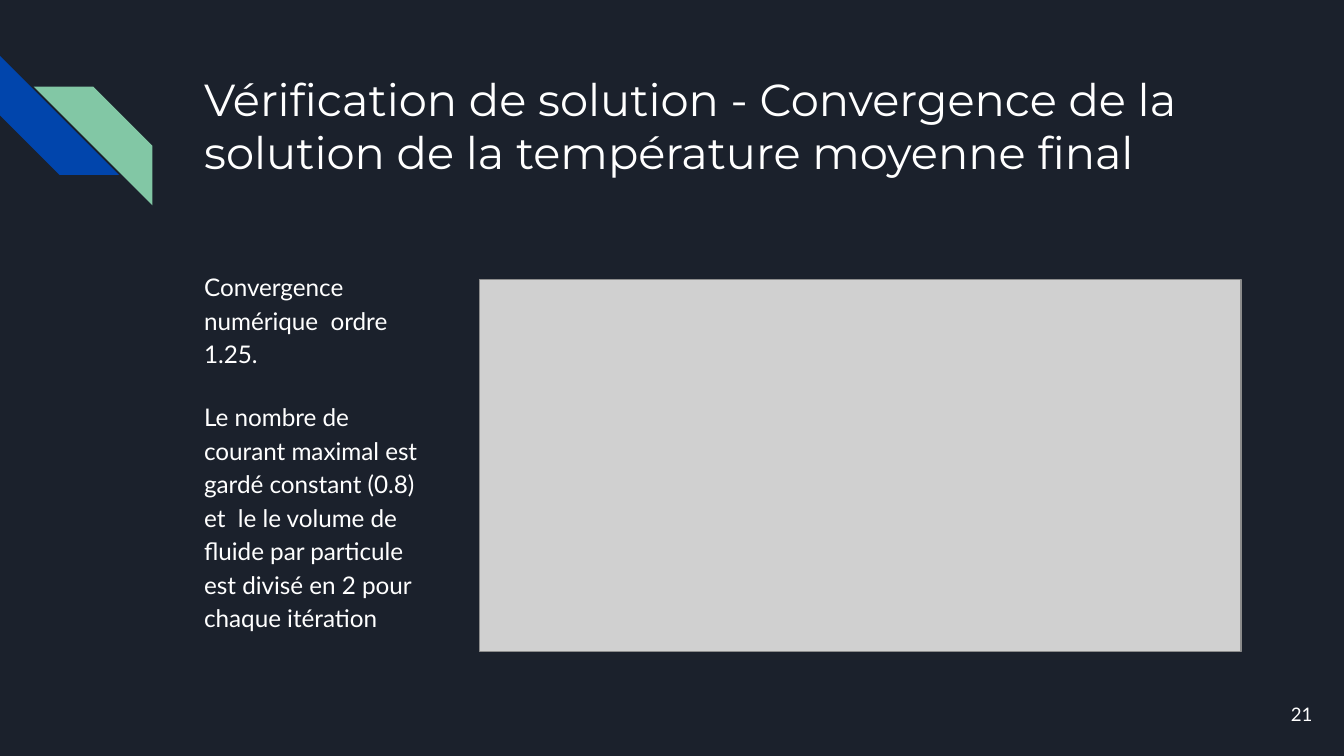
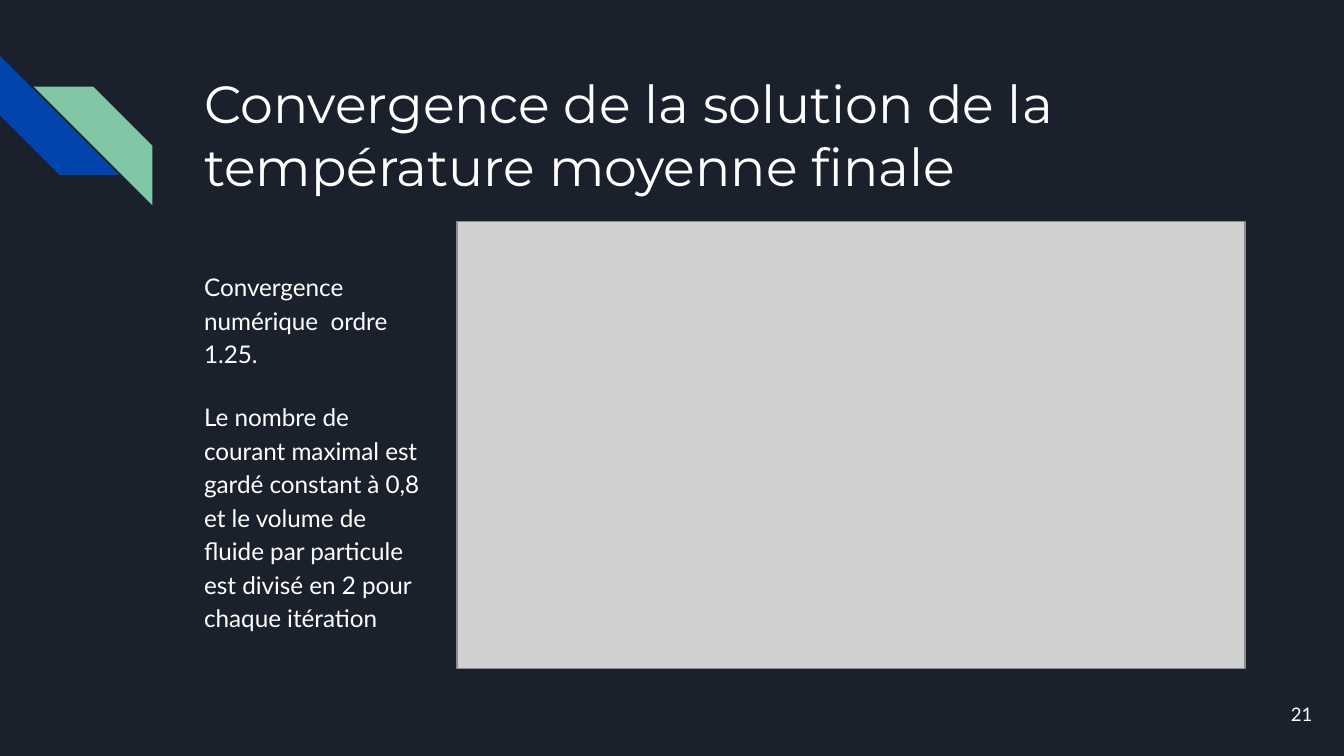
Before and after one commit to Luckabarbeau/Final_projet_mec8211, a slide deck: slide 21 of Presentation-projet-de-session.pptx. Drawn at 1344x756 pixels with LibreOffice and Linux fonts; fonts in the diff are those of the drawing; grey boxes stand for pictures. Boxes give left, top, right and bottom in pixels: in the first picture for what was removed or moved away, otherwise in the second. Text is boxed around its words. In the diff, an @@ line names an element or a change of style, - is before the commit and + after.

```diff
--- a/Presentation-projet-de-session.pptx
+++ b/Presentation-projet-de-session.pptx
@@ title at (x1=204, y1=84, x2=1053, y2=197): text changed; size 24 to 28 pt @@
-Vérification de solution - Convergence de la solution de la température moyenne final
+Convergence de la solution de la température moyenne finale
@@ picture resized from (x1=480, y1=280, x2=1242, y2=652) to (x1=457, y1=222, x2=1245, y2=669) @@
@@ text at (x1=204, y1=408, x2=420, y2=631): text changed @@
-Le nombre de courant maximal est gardé constant (0.8) et le le volume de fluide par particule est divisé en 2 pour chaque itération
+Le nombre de courant maximal est gardé constant à 0,8 et le volume de fluide par particule est divisé en 2 pour chaque itération
```
Also in this commit, not shown: 13 other slides changed.
